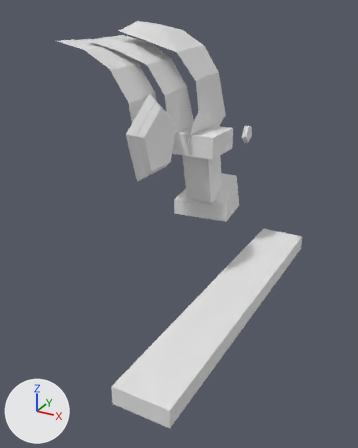
An edit to the Blender file Blockings.blend, drawn before and after from the same camera.
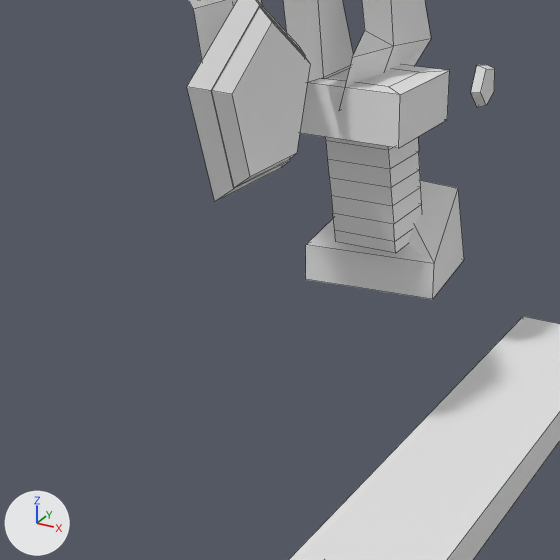
Old and new are each drawn whole from a 50 mm lens placed at (4.76, -4.47, 3.15), pointed at (2.3, 0.0, 0.92) and again close up on the part from 14% to 78% of the width and 22% to 73% of the height. Arrows for +X, +Y and +Z are at lower left; the lights stay in place. The close-ups show mesh edges as thin lines.

Names of what the first close-up shows: 'GoldenRivet', 'InnerPadding', 'Keyhole', 'KeyholeBackframe', 'MetalLeg', 'MetalLegDecor', 'MetalStrap', 'TopPadding', 'WoodenPlane'.
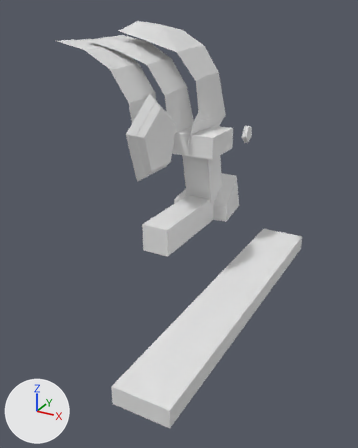
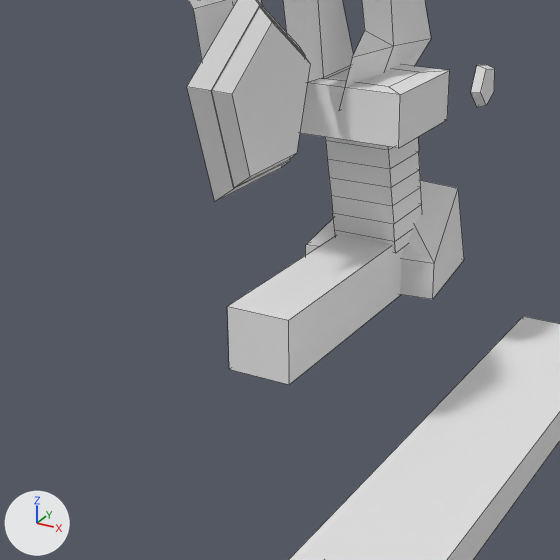
Commit message: Blocking: add metal stairs box

Edits to the scene script, one JSON object a line:
```json
{"op": "add", "block": "ob_metalstairs", "code": ["ob_metalstairs = bpy.data.objects.new('MetalStairs', me_cube.copy())  # the mesh of ob_woodenplane", "ob_metalstairs.location = (1.949, 0.715, 0.612)", "ob_metalstairs.scale = (0.172, 0.665, 0.172)"]}
```

Pixel boxes (x1, y1, x2, y2) of what changed, in the close-ups (560 x 560 px):
```json
{"object": "MetalStairs", "change": "added", "after": [227, 235, 404, 385]}
```
